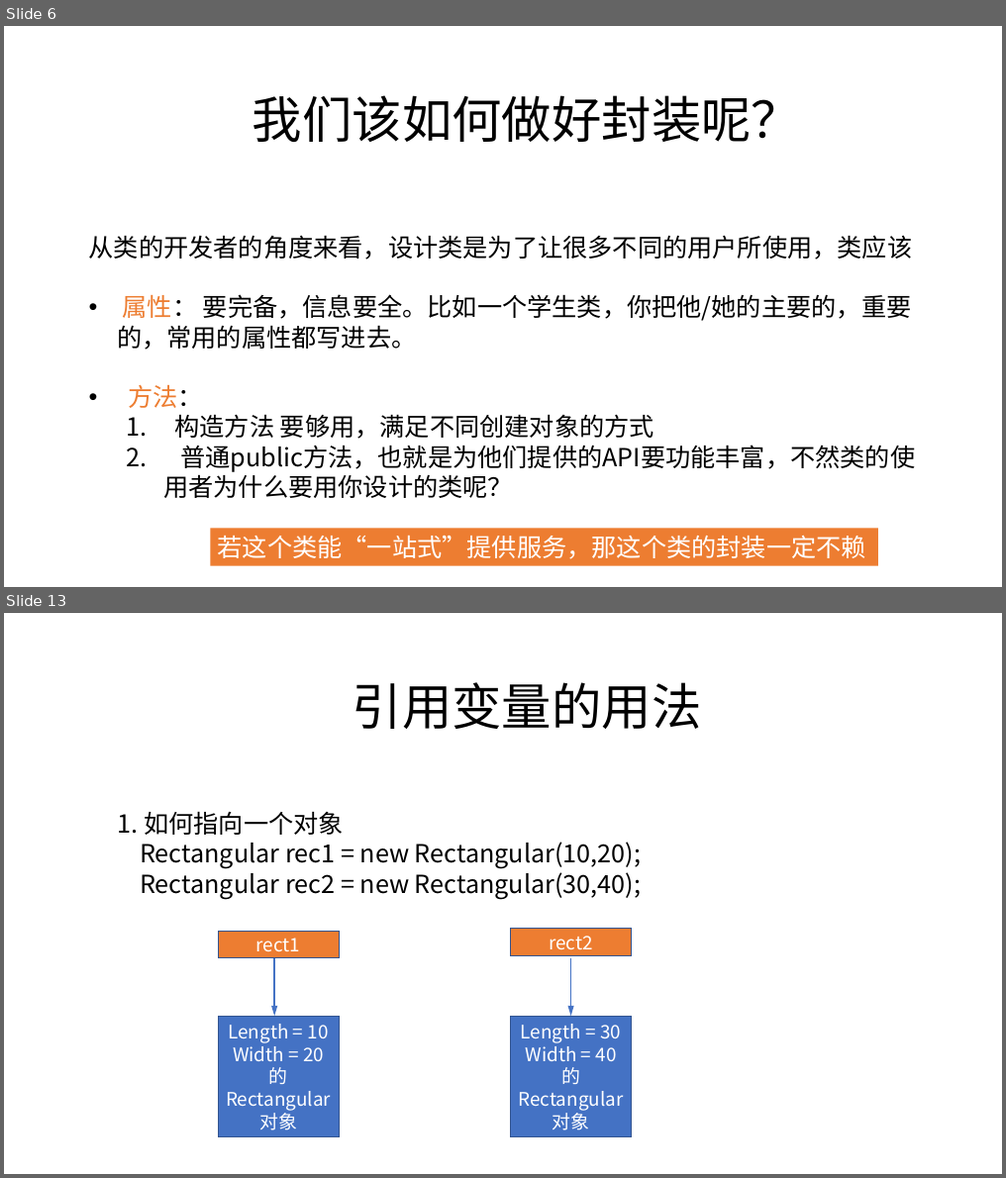
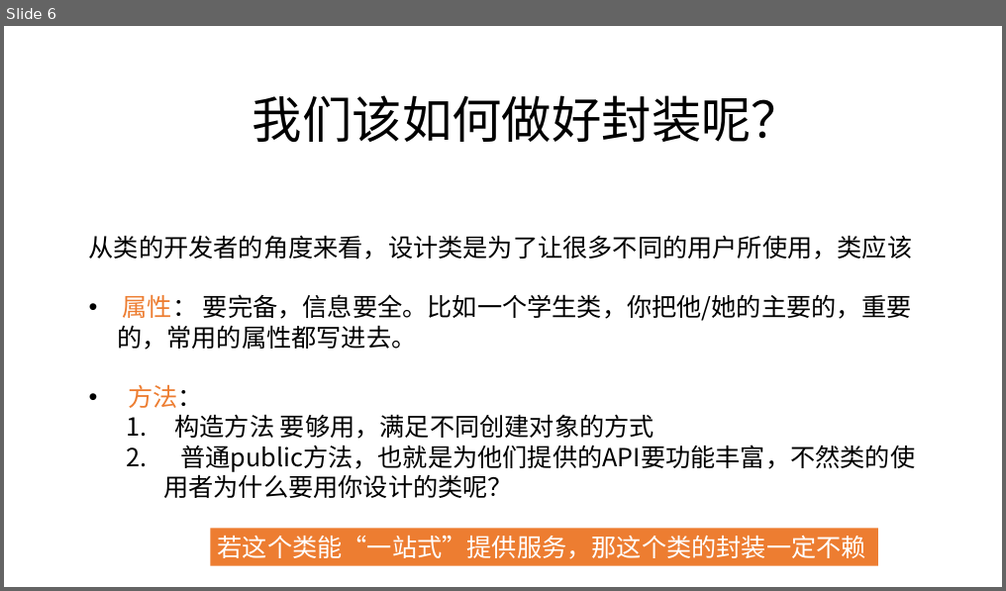
Before and after one commit to zjyesir/hmc_java_1, a slide deck: ppt/10. 对象的思考.pptx. Shown one above the other, each under a label of ours: slides 6 and 13 before the commit, slide 6 after it; the slides between them are not shown. The pictures are 1006x1178 and 1006x591 pixels, drawn with LibreOffice and Linux fonts; fonts in the diff are those of the drawing; background and template pictures are left out. Boxes give left, top, right and bottom in pixels: in the first picture for what was removed or moved away, otherwise in the second. Text is boxed around its words. In the diff, an @@ line names an element or a change of style, - is before the commit and + after.

```diff
--- a/ppt/10. 对象的思考.pptx
+++ b/ppt/10. 对象的思考.pptx
@@ slide 13 removed at <box>4,613,1002,1174</box>, background picture (left out) @@
@@ text removed at <box>352,682,702,729</box> @@
-引用变量的用法
@@ text removed at <box>118,811,641,900</box> @@
-1. 如何指向一个对象
-Rectangular rec1 = new Rectangular(10,20);
-Rectangular rec2 = new Rectangular(30,40);
@@ rectangle removed at <box>218,931,339,959</box> @@
-rect1
@@ rectangle removed at <box>511,929,632,956</box> @@
-rect2
@@ arrow removed from (274, 959) to (274, 1017) @@
@@ arrow removed from (570, 959) to (570, 1017) @@
@@ rectangle removed at <box>218,1017,339,1137</box> @@
-Length = 10
-Width = 20
-的Rectangular
-对象
@@ rectangle removed at <box>511,1017,632,1137</box> @@
-Length = 30
-Width = 40
-的Rectangular
-对象
```
Also in this commit, not shown: 3 slides changed, 8 slides added, 21 other slides removed, 5 other files.
